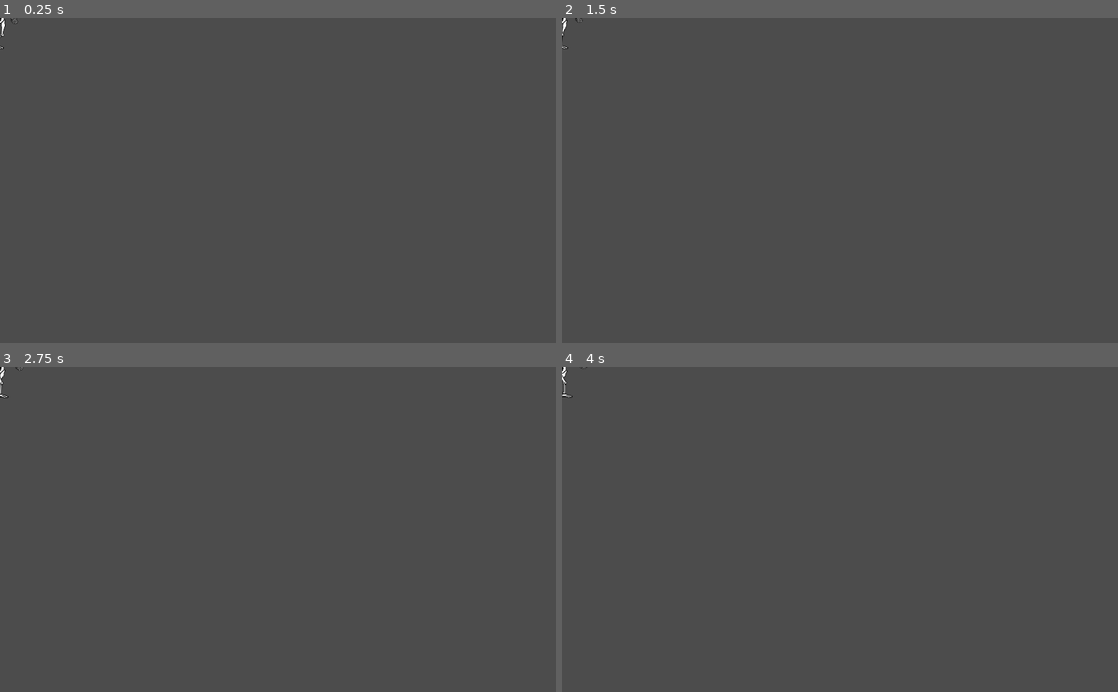
Above: before the commit, frames 1-4 (two rows, left to right).
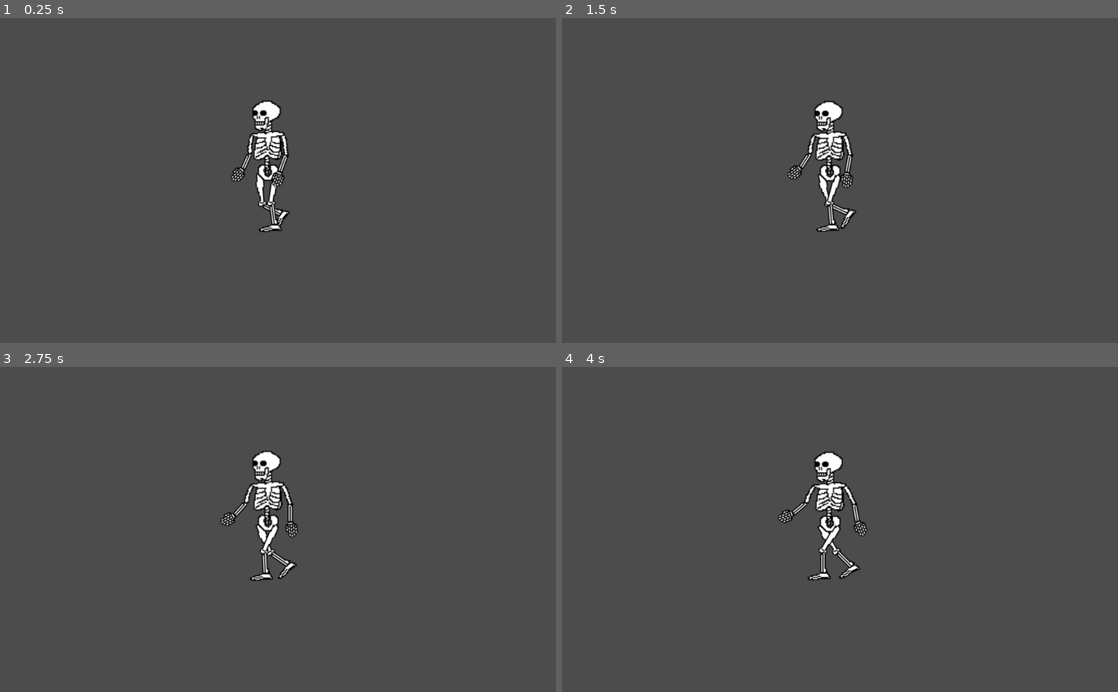
Above: after the commit, the same moments.

Repository: fingerson/Anim_godot
Game: Godot game, scene res://Main.tscn
Same seed, same stepped clock (60 frames per second), same inputs: the game is played once before the commit and once after it. Before the commit the project starts from res://Skeleton.tscn.
Inputs:
- Up to frame 1 (0.25 s): no input
- Up to frame 2 (1.5 s): no input
- Up to frame 3 (2.75 s): no input
- Up to frame 4 (4 s): no input

The runs differ from the first frame. In frame 1, 1.6% of the frame differs, in the area x 0-53%, y 0-66%; in frame 2, 1.7%; in frame 3, 1.7%; in frame 4, 1.7%.

Commit message:
Fixed scenes

Diff:
--- a/Main.tscn
+++ b/Main.tscn
@@ -7,5 +7,5 @@
 [node name="Skeleton" parent="." index="0" instance=ExtResource( 1 )]
 
 position = Vector2( 491.011, 280.614 )
-scale = Vector2( 2, 2 )
+scale = Vector2( -2, 2 )
 _sections_unfolded = [ "Transform" ]
--- a/project.godot
+++ b/project.godot
@@ -11,7 +11,7 @@
 [application]
 
 config/name="Sp00ki"
-run/main_scene="res://Skeleton.tscn"
+run/main_scene="res://Main.tscn"
 config/icon="res://icon.png"
 
 [rendering]
